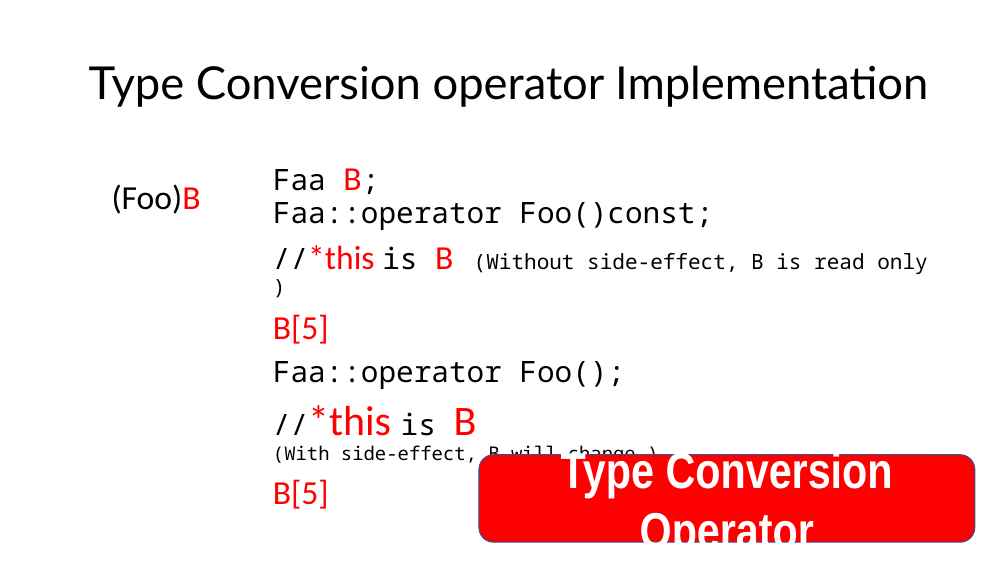
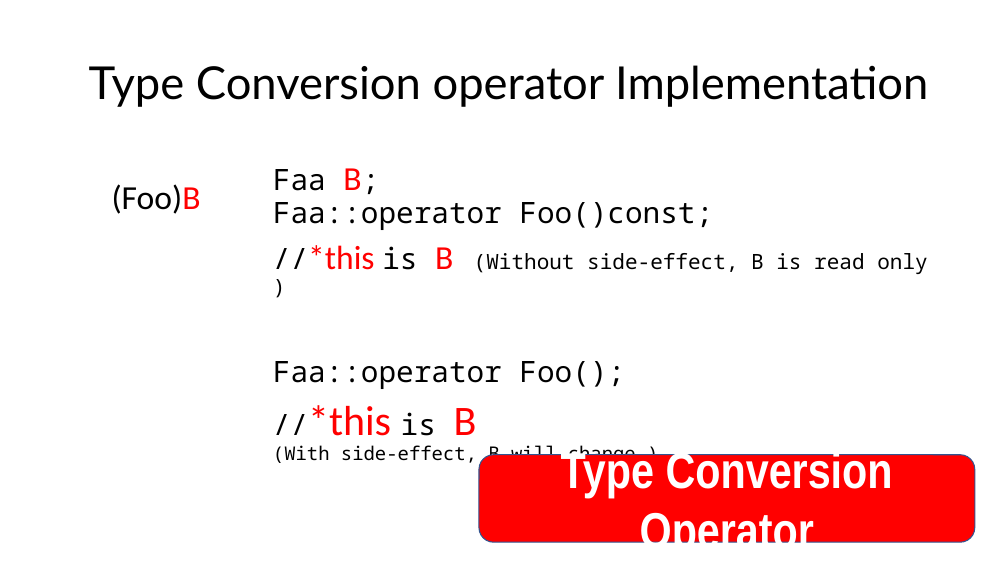
Before and after one commit to yhao18/OOP244-NABD-Notes, a slide deck: slide 16 of D/08-Oct14/Operators.pptx (slide 19 before the commit). Drawn at 1008x567 pixels with LibreOffice and Linux fonts; fonts in the diff are those of the drawing. Boxes give left, top, right and bottom in pixels: in the first picture for what was removed or moved away, otherwise in the second. Text is boxed around its words. In the diff, an @@ line names an element or a change of style, - is before the commit and + after.

```diff
--- a/D/08-Oct14/Operators.pptx
+++ b/D/08-Oct14/Operators.pptx
@@ text at bbox=[273, 314, 329, 344]: paragraph removed @@
-B[5]
@@ text at bbox=[273, 479, 329, 509]: paragraph removed @@
-B[5]
```
Also in this commit, not shown: 2 other slides changed, 3 slides removed, 10 other files.
